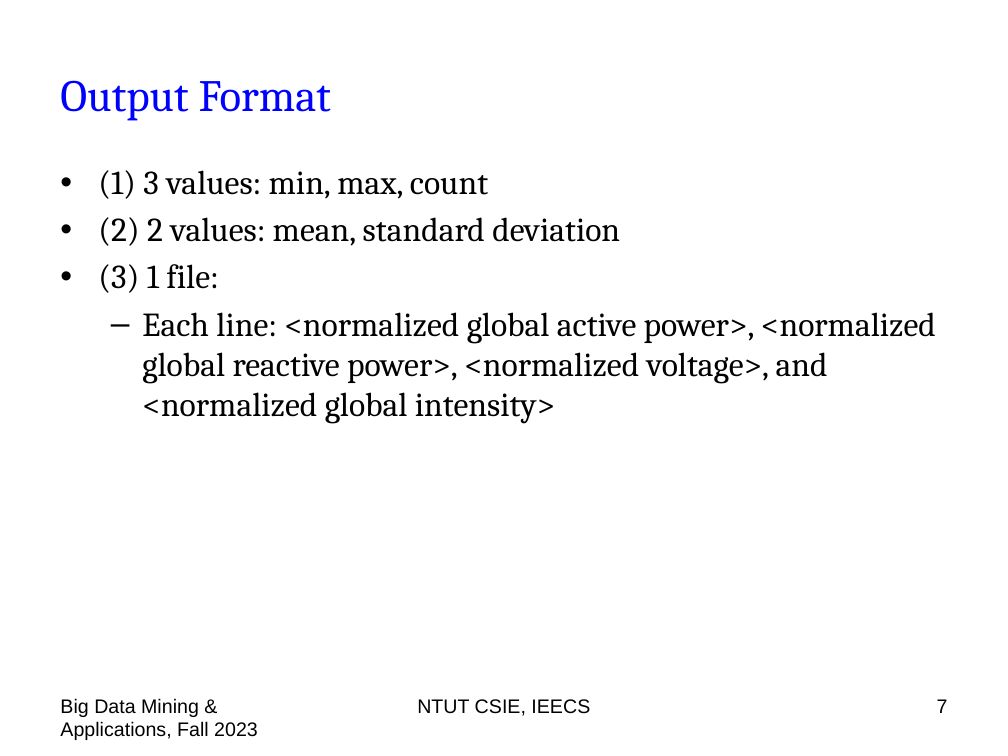
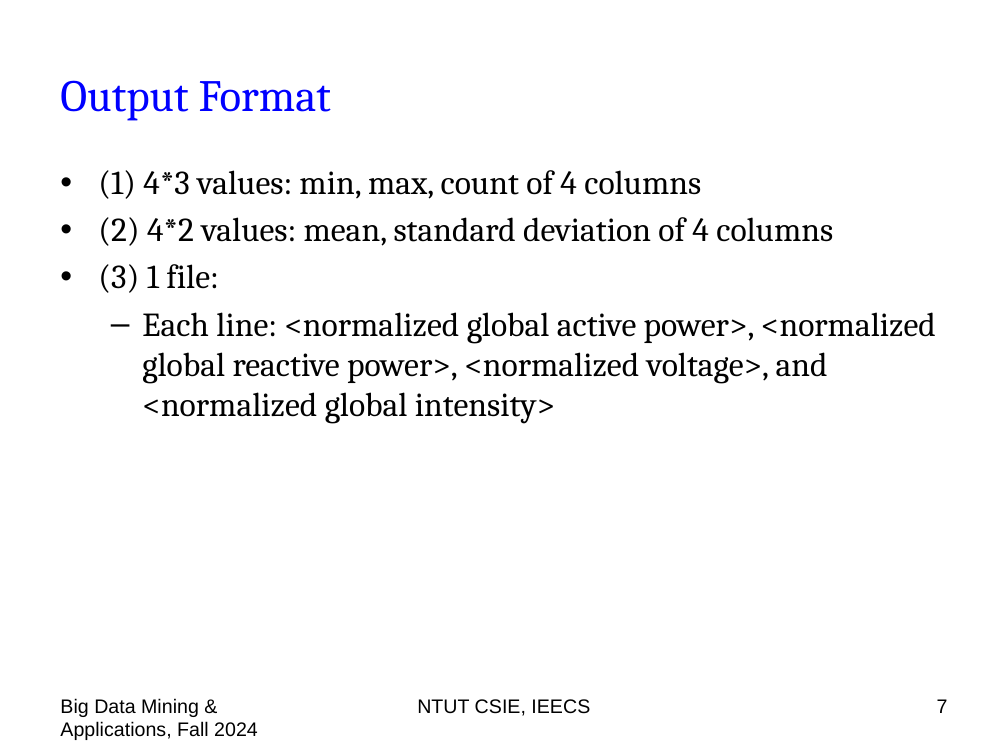
Before and after one commit to chriswjh/chriswjh.github.io, a slide deck: slide 7 of BDM/HW0.pptx. Drawn at 1008x756 pixels with LibreOffice and Linux fonts; fonts in the diff are those of the drawing. Boxes give left, top, right and bottom in pixels: in the first picture for what was removed or moved away, otherwise in the second. Text is boxed around its words. In the diff, an @@ line names an element or a change of style, - is before the commit and + after.

```diff
--- a/BDM/HW0.pptx
+++ b/BDM/HW0.pptx
@@ text at box(98, 170, 833, 246): text changed @@
-• (1) 3 values: min, max, count
-• (2) 2 values: mean, standard deviation
+• (1) 4*3 values: min, max, count of 4 columns
+• (2) 4*2 values: mean, standard deviation of 4 columns
@@ text at box(60, 698, 258, 740): text changed @@
-Big Data Mining & Applications, Fall 2023
+Big Data Mining & Applications, Fall 2024
```
Also in this commit, not shown: 13 other slides changed, 1 other file.
